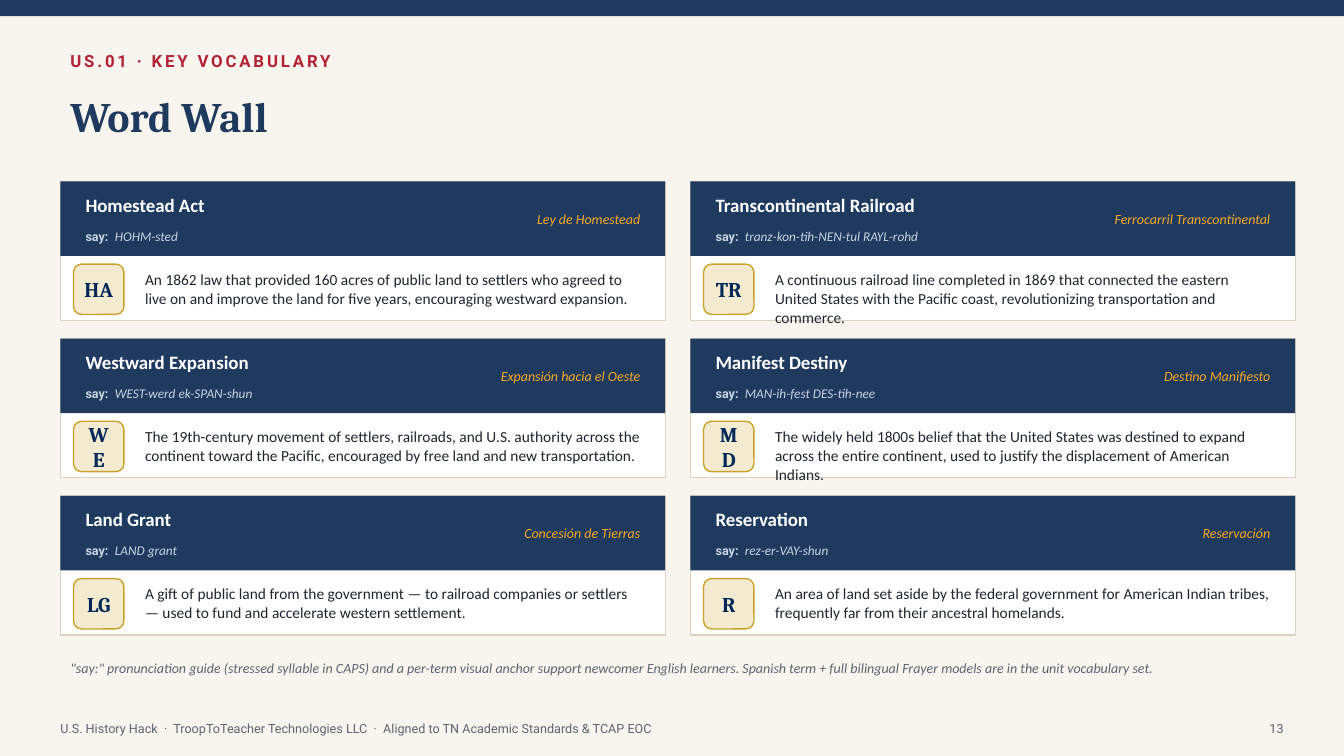
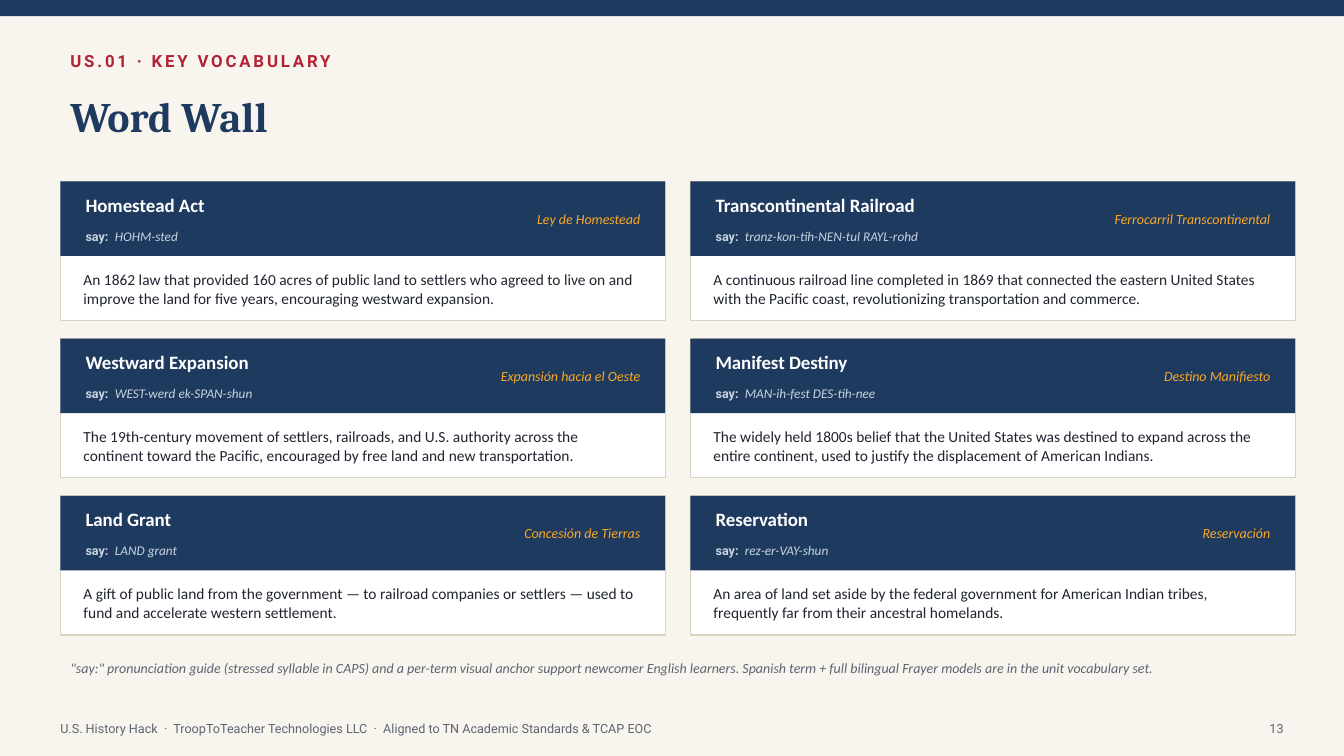
Before and after one commit to Trooptoteacher/trooptoteacher-history, a slide deck: slide 13 of HistoryHack_Platinum/deliverables_unit1/Unit1_Teacher_Deck_America250.pptx. Drawn at 1344x756 pixels with LibreOffice and Linux fonts; fonts in the diff are those of the drawing. Boxes give left, top, right and bottom in pixels: in the first picture for what was removed or moved away, otherwise in the second. Text is boxed around its words. In the diff, an @@ line names an element or a change of style, - is before the commit and + after.

```diff
--- a/HistoryHack_Platinum/deliverables_unit1/Unit1_Teacher_Deck_America250.pptx
+++ b/HistoryHack_Platinum/deliverables_unit1/Unit1_Teacher_Deck_America250.pptx
@@ text "An 1862 law that provided ..." rewrapped from <box>145,274,627,307</box> to <box>83,274,633,307</box> @@
@@ rounded rectangle removed at <box>74,264,124,315</box> @@
@@ text "A continuous railroad line completed ..." rewrapped from <box>775,274,1229,307</box> to <box>713,274,1254,307</box> @@
@@ rounded rectangle removed at <box>704,264,754,315</box> @@
@@ text removed at <box>84,283,113,297</box> @@
-HA
@@ text removed at <box>716,283,742,297</box> @@
-TR
@@ text "The 19th-century movement of settlers, ...": place and size @@
-text "The 19th-century movement of settlers, ..." at <box>145,431,640,464</box>
+text "The 19th-century movement of settlers, ..." at <box>83,431,578,464</box>
@@ rounded rectangle removed at <box>74,421,124,472</box> @@
@@ text removed at <box>74,421,124,472</box> @@
-WE
@@ text "The widely held 1800s belief ..." rewrapped from <box>775,431,1245,464</box> to <box>713,431,1251,464</box> @@
@@ rounded rectangle removed at <box>704,421,754,472</box> @@
@@ text removed at <box>704,421,754,472</box> @@
-MD
@@ text "A gift of public land ..." rewrapped from <box>145,588,628,618</box> to <box>83,588,633,618</box> @@
@@ rounded rectangle removed at <box>74,579,124,629</box> @@
@@ text removed at <box>87,598,110,613</box> @@
-LG
@@ text "An area of land set ...": place and size @@
-text "An area of land set ..." at <box>775,588,1269,621</box>
+text "An area of land set ..." at <box>713,588,1208,621</box>
@@ rounded rectangle removed at <box>704,579,754,629</box> @@
@@ text removed at <box>722,598,735,612</box> @@
-R
```
Also in this commit, not shown: 6 other slides changed, 1 other file.
